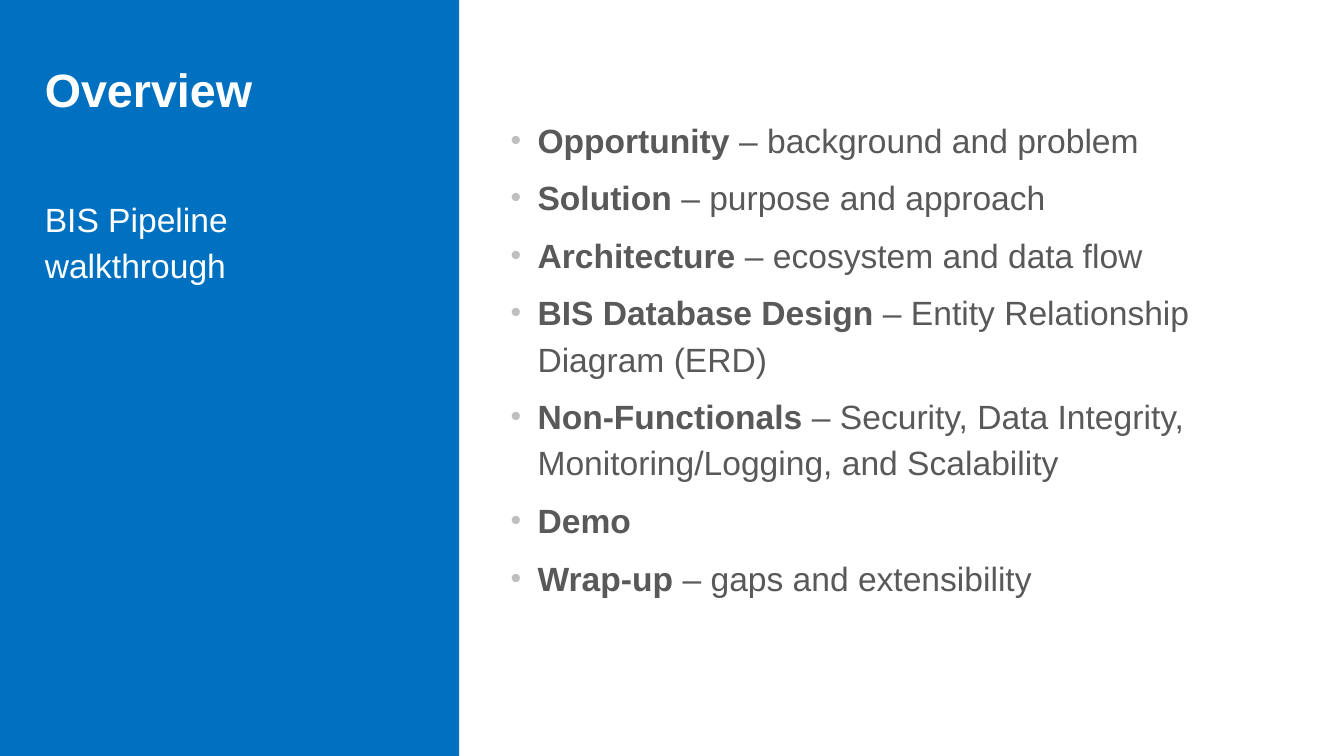
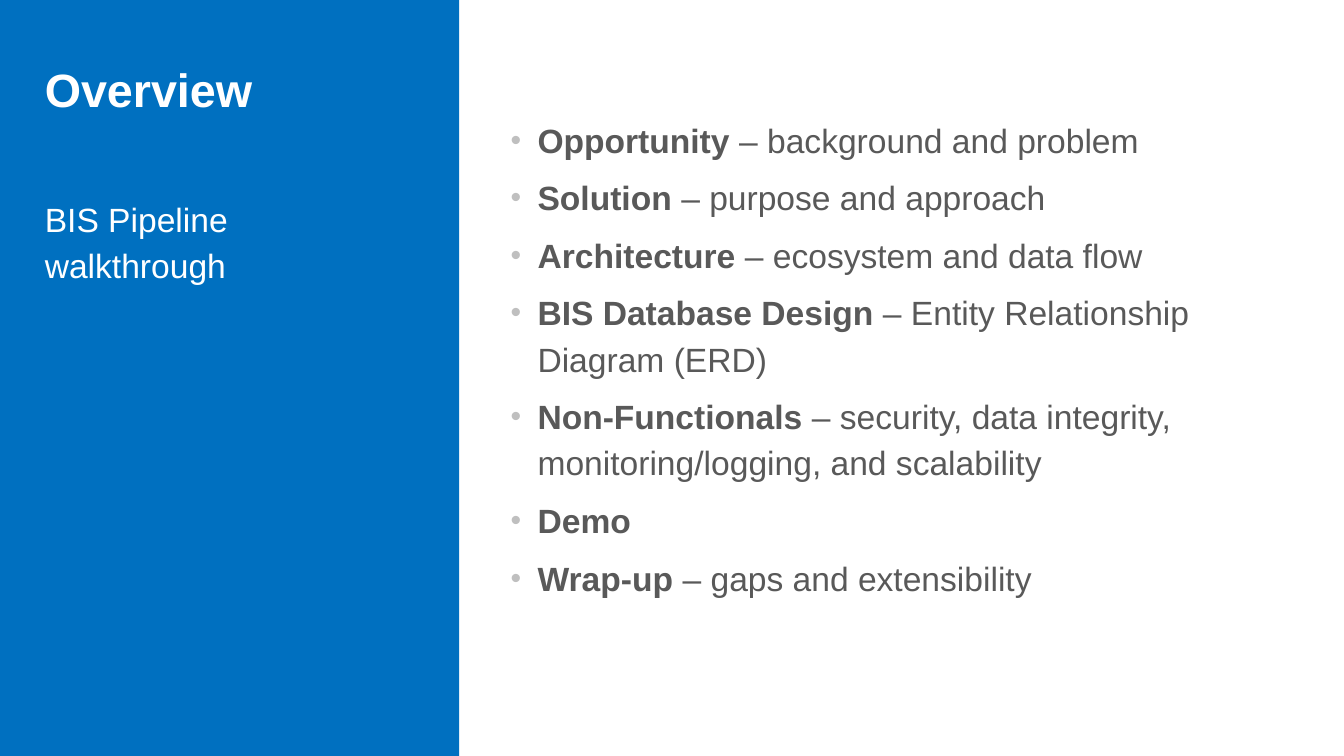
Before and after one commit to lanewhitmore/BIS_Data_Pipeline, a slide deck: slide 2 of docs/ADS507-Team6-Final-Project-Presentation.pptx. Drawn at 1344x756 pixels with LibreOffice and Linux fonts; fonts in the diff are those of the drawing. Boxes give left, top, right and bottom in pixels: in the first picture for what was removed or moved away, otherwise in the second. Text is boxed around its words. In the diff, an @@ line names an element or a change of style, - is before the commit and + after.

```diff
--- a/docs/ADS507-Team6-Final-Project-Presentation.pptx
+++ b/docs/ADS507-Team6-Final-Project-Presentation.pptx
@@ text at <box>538,404,1170,482</box>: text changed @@
-• Non-Functionals – Security, Data Integrity, Monitoring/Logging, and Scalability
+• Non-Functionals – security, data integrity, monitoring/logging, and scalability
```
Also in this commit, not shown: 2 other slides changed, 5 slides added, 2 other files.
